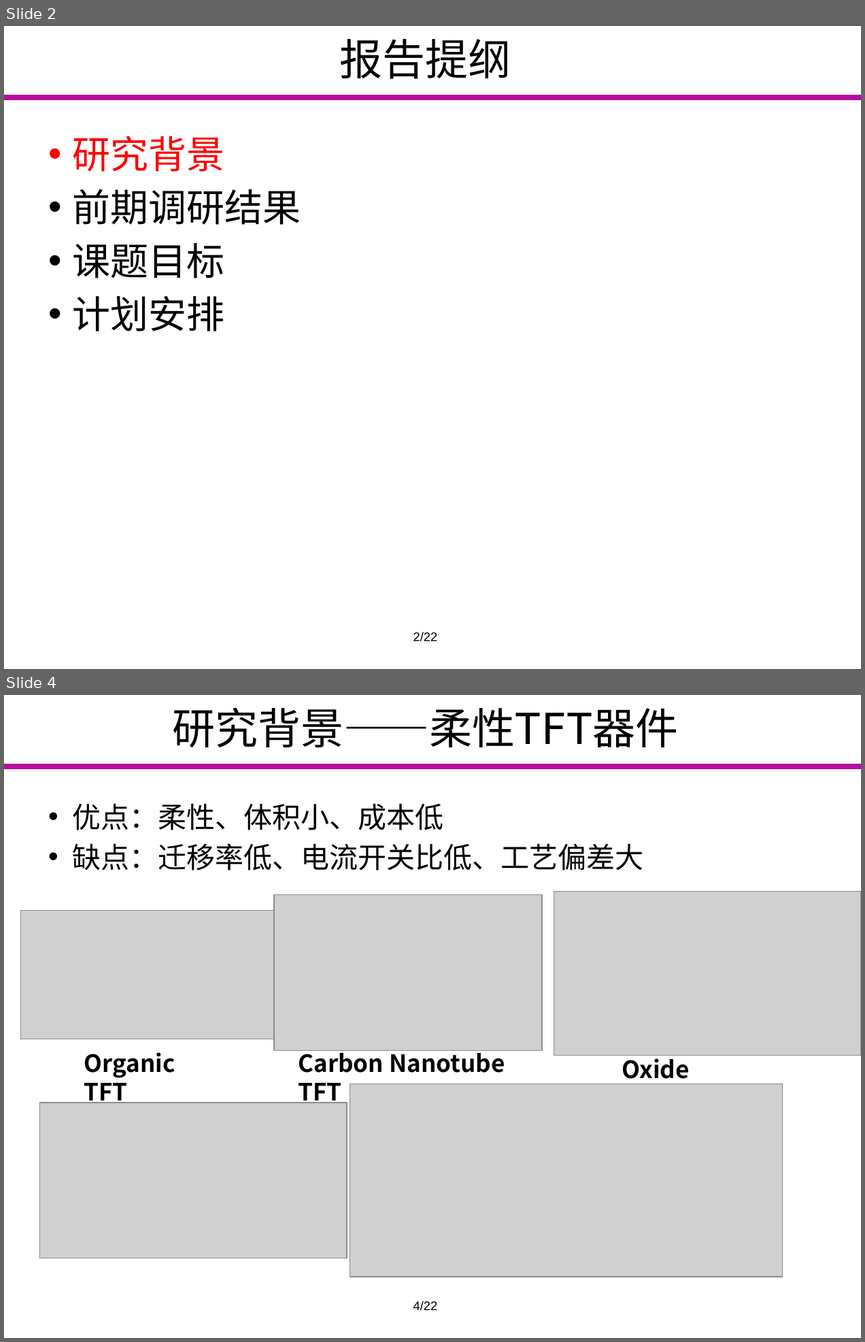
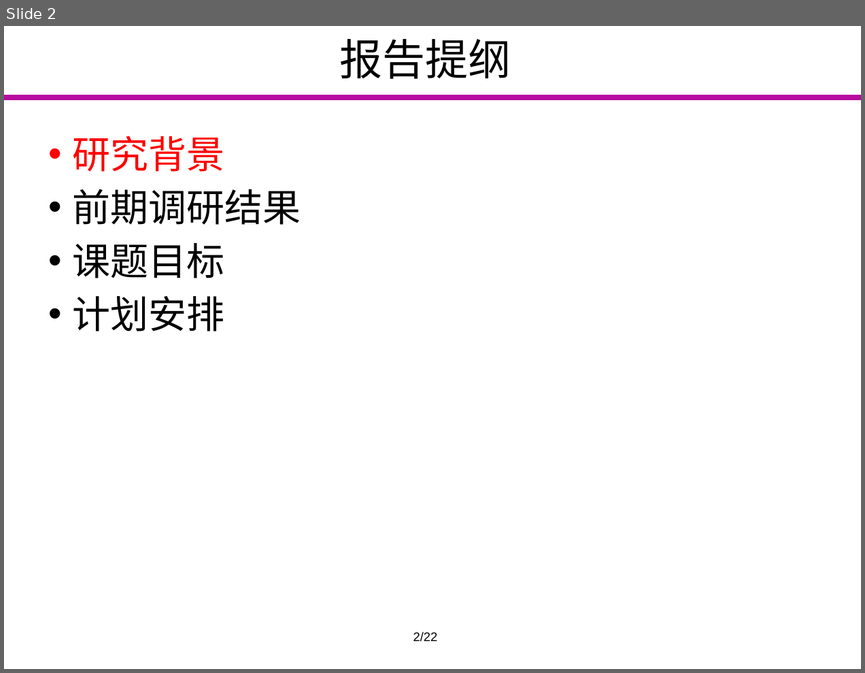
Before and after one commit to Markov2016/kaiti, a slide deck: ppt/yyx_v1.0.pptx. Shown one above the other, each under a label of ours: slides 2 and 4 before the commit, slide 2 after it; the slides between them are not shown. The pictures are 865x1342 and 865x673 pixels, drawn with LibreOffice and Linux fonts; fonts in the diff are those of the drawing; grey boxes stand for pictures; background and template pictures are left out. Boxes give left, top, right and bottom in pixels: in the first picture for what was removed or moved away, otherwise in the second. Text is boxed around its words. In the diff, an @@ line names an element or a change of style, - is before the commit and + after.

```diff
--- a/ppt/yyx_v1.0.pptx
+++ b/ppt/yyx_v1.0.pptx
@@ slide 4 removed at (4, 695, 861, 1338), background #FFFFFF; not listed: 1 template element that a slide beside it also shows @@
@@ title removed at (173, 708, 679, 747) @@
-研究背景——柔性TFT器件
@@ text removed at (73, 803, 644, 870) @@
-• 优点：柔性、体积小、成本低
-• 缺点：迁移率低、电流开关比低、工艺偏差大
@@ picture removed at (274, 895, 542, 1050) @@
@@ picture removed at (554, 892, 861, 1055) @@
@@ picture removed at (20, 910, 274, 1038) @@
@@ text removed at (84, 1052, 175, 1106) @@
-Organic TFT
@@ text removed at (298, 1047, 504, 1106) @@
-Carbon Nanotube TFT
@@ text removed at (621, 1054, 689, 1085) @@
-Oxide TFT
@@ picture removed at (40, 1102, 347, 1257) @@
@@ picture removed at (350, 1084, 783, 1277) @@
@@ text removed at (413, 1300, 438, 1310) @@
-4/22
```
Also in this commit, not shown: 4 slides added, 4 other slides removed.
